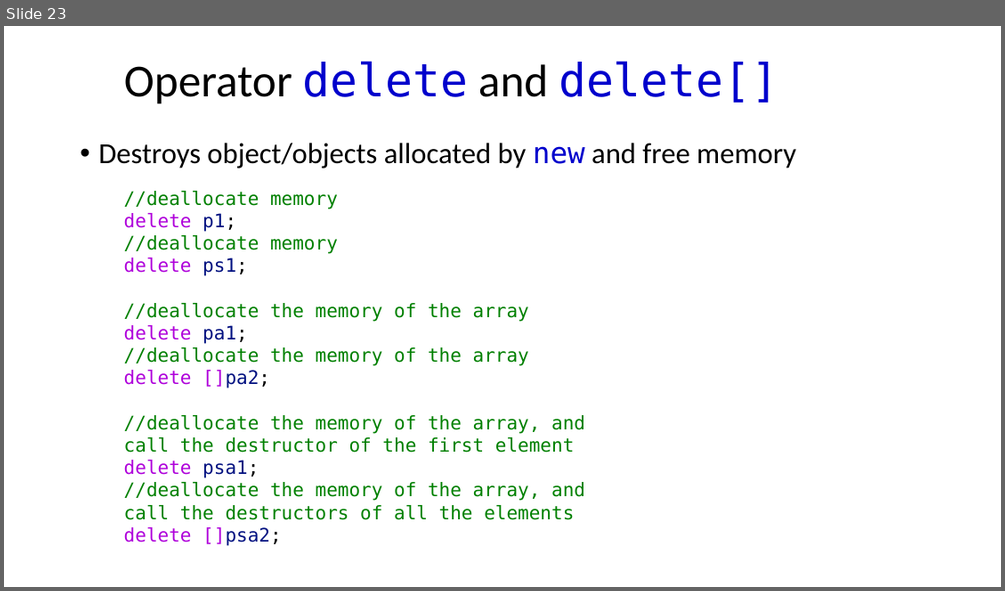
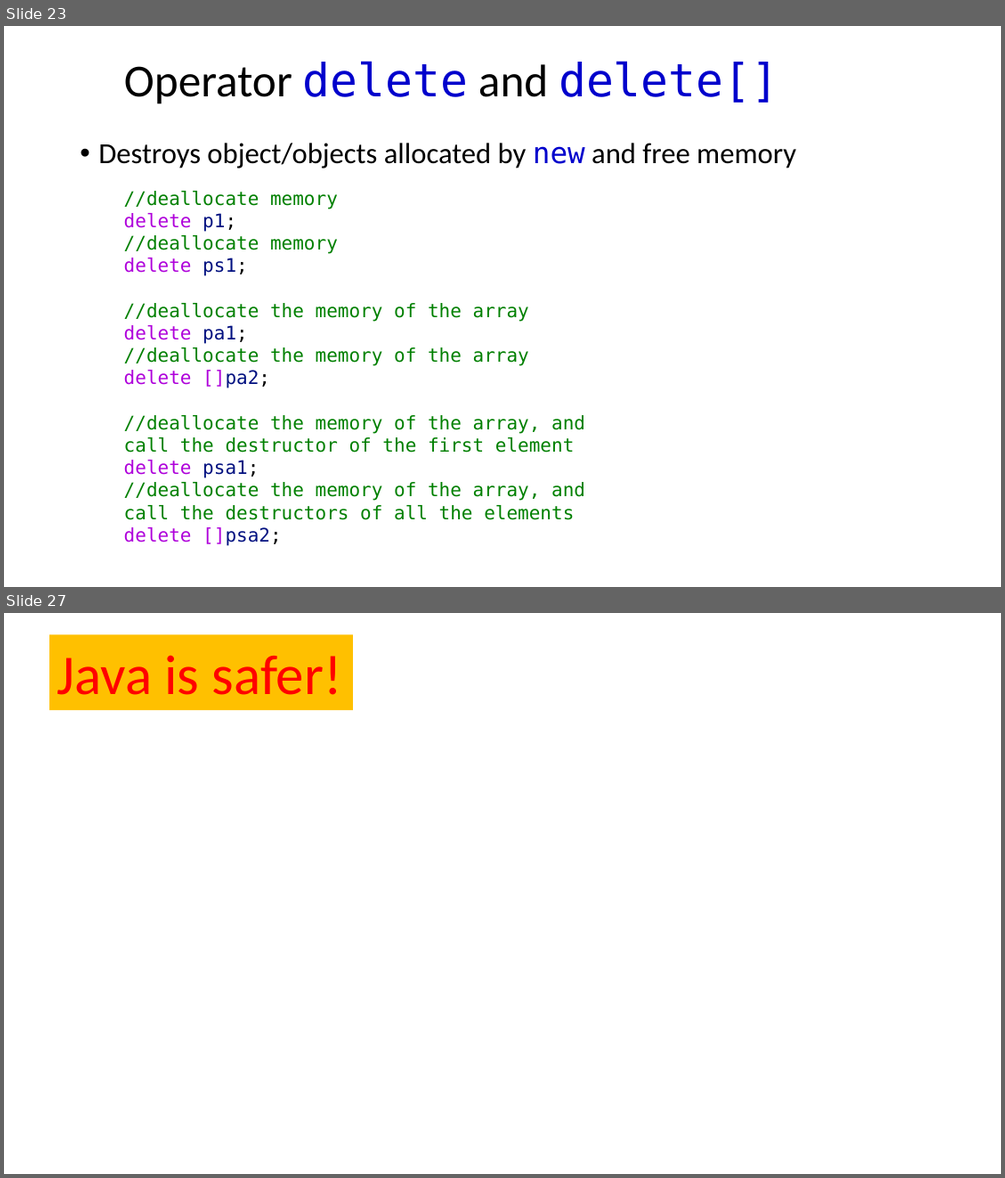
Before and after one commit to ShiqiYu/CPP, a slide deck: week05/Lecture05.pptx. Shown one above the other, each under a label of ours: slide 23 before the commit, slides 23 and 27 after it; the slides between them are not shown. The pictures are 1005x591 and 1005x1178 pixels, drawn with LibreOffice and Linux fonts; fonts in the diff are those of the drawing; background and template pictures are left out. Boxes give left, top, right and bottom in pixels: in the first picture for what was removed or moved away, otherwise in the second. Text is boxed around its words. In the diff, an @@ line names an element or a change of style, - is before the commit and + after.

```diff
--- a/week05/Lecture05.pptx
+++ b/week05/Lecture05.pptx
@@ slide 27 added at box(4, 613, 1001, 1174), background picture (left out) @@
@@ rectangle added at box(49, 634, 353, 710), fill #FFC000, 54 pt, text #FF0000 @@
+Java is safer!
```
Also in this commit, not shown: 1 slide changed, 3 other slides added.
